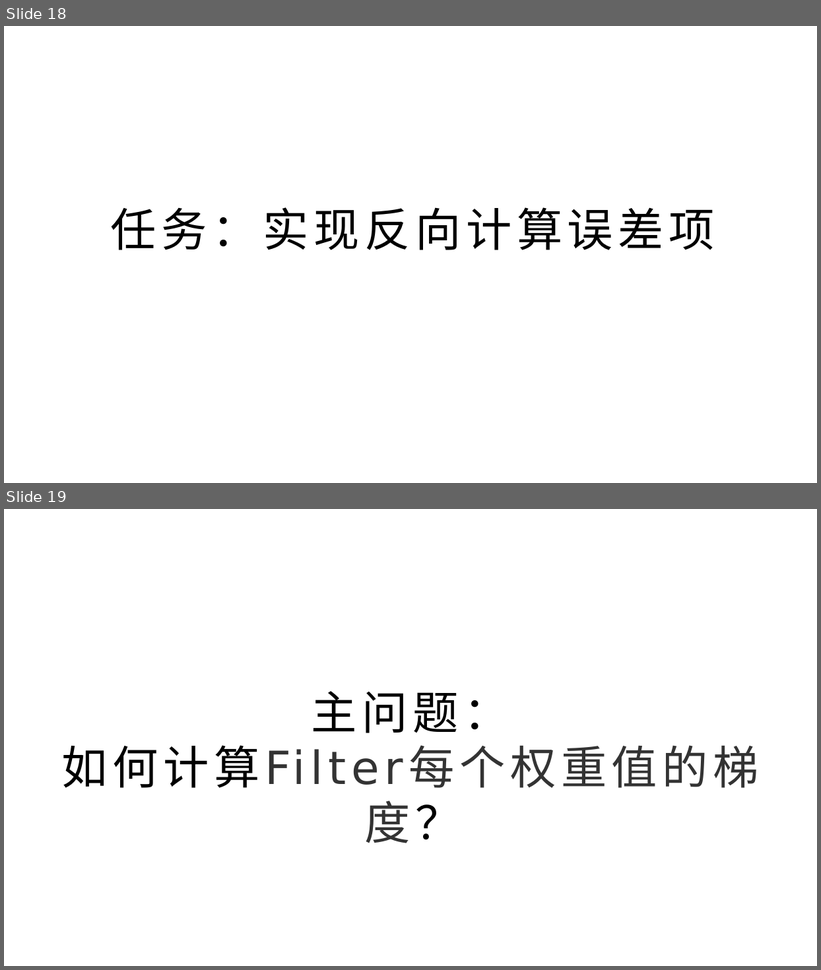
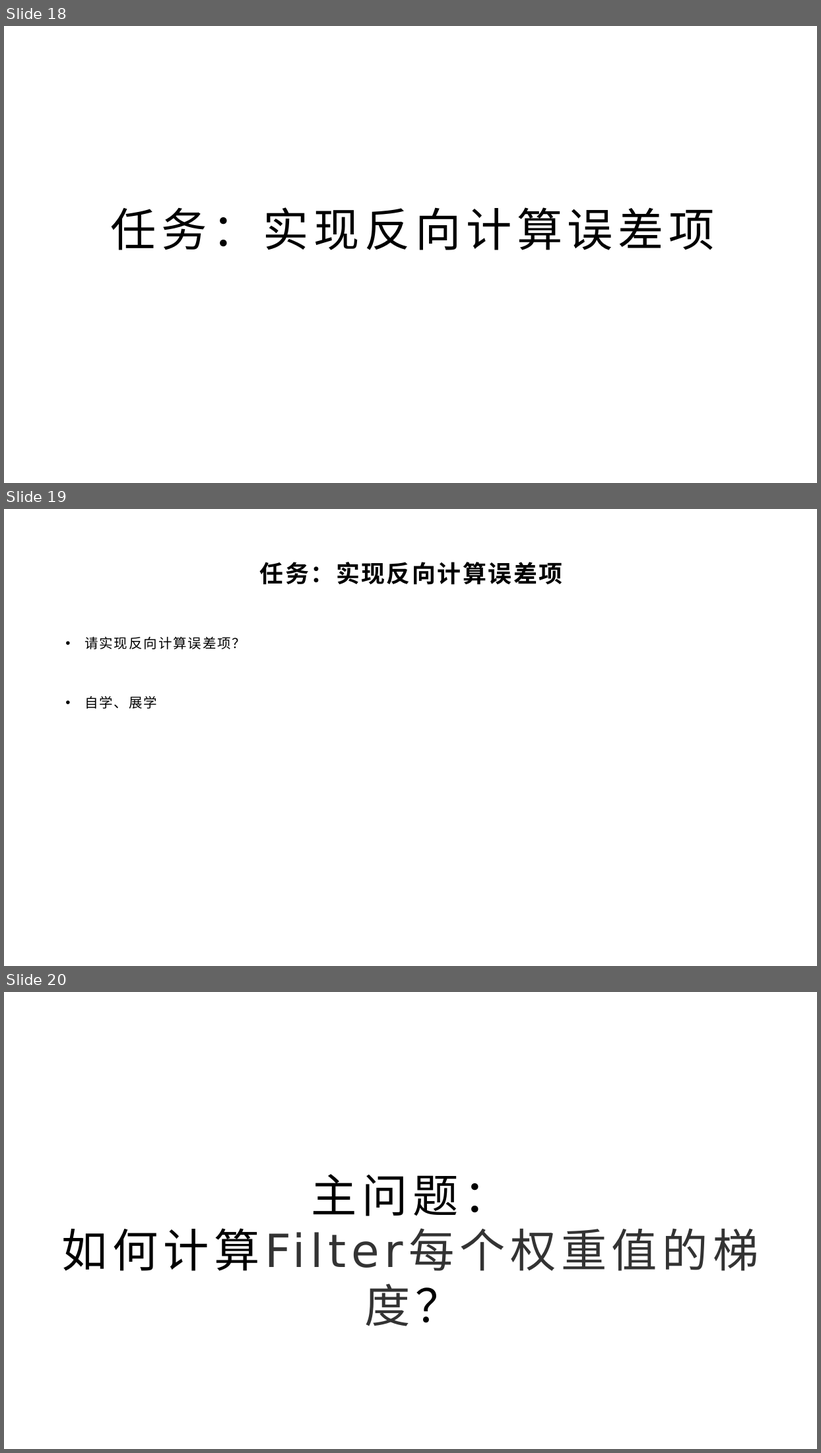
Before and after one commit to yyc-git/DeepLearningEdu, a slide deck: lessons/10_conv_layer_backward/ppt/卷积层的后向传播推导.pptx. Shown one above the other, each under a label of ours: slides 18 and 19 before the commit, slides 18, 19 and 20 after it. The pictures are 821x970 and 821x1453 pixels, drawn with LibreOffice and Linux fonts; fonts in the diff are those of the drawing; background and template pictures are left out. Boxes give left, top, right and bottom in pixels: in the first picture for what was removed or moved away, otherwise in the second. Text is boxed around its words. In the diff, an @@ line names an element or a change of style, - is before the commit and + after.

```diff
--- a/lessons/10_conv_layer_backward/ppt/卷积层的后向传播推导.pptx
+++ b/lessons/10_conv_layer_backward/ppt/卷积层的后向传播推导.pptx
@@ slide 19 added at bbox=[4, 509, 817, 966], background picture (left out) @@
@@ title added at bbox=[260, 562, 563, 585], 28 pt, text #000000, bold @@
+任务：实现反向计算误差项
@@ text added at bbox=[85, 636, 246, 709], 16 pt, text #000000 @@
+• 请实现反向计算误差项？
+• 自学、展学
@@ what was slide 19 is now slide 20 @@
```
Also in this commit, not shown: 1 slide changed, 47 other files.
